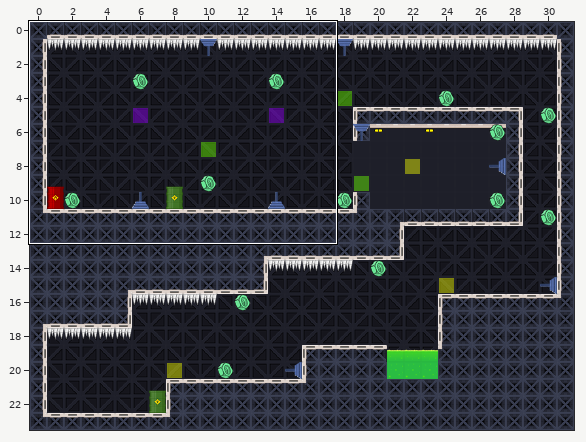
Level history. Tiled map: src/map/Level_4.tmx. The picture above shows the old version from afar; the outline marks the close-up.
Close-up. Earlier state:
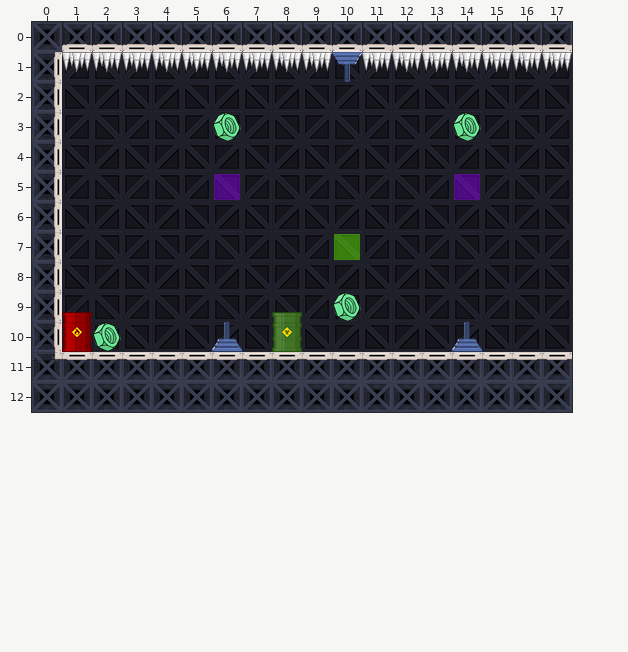
Cells are 30x30 px. Shown: x 0..17, y 0..12. The commit also changed other parts of the map, which this record leaves out.
Now the later version:
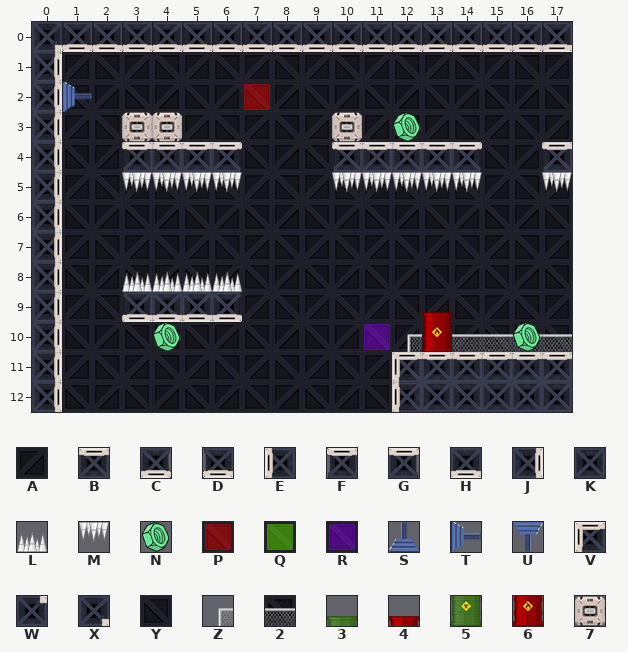
Key: from "Tileset_map": A 0, B 1, C 2, D 3, E 4, F 5, G 6, H 7, J 8, K 9, L 10, M 11, N 14, P 20, Q 21, R 22, S 25, T 26, U 27, V 37, W 46, X 47, Y 51, Z 57, 2 58, 3 65, 4 69, 5 70, 6 74, 7 75.
_ is an empty cell.
See-through tiles are keyed as they look on the map.
Edits made:
Layer "Background":
Tile K gives way to one hidden under a higher layer in row 12 at x 0 and 12.
Tile K becomes tile A in row 12 at x 2, 4, 6, 8 and 10.
Tile K becomes tile Y in row 12 at x 1, 3, 5, 7, 9 and 11.
Layer "Walls":
The author put tile 6 in row 10 at x 13.
The author put tile 7 in row 3 at x 3 to 4 and 10.
The author put tile B in row 4 at x 4 to 5 and 11 to 13.
The author put tile C in row 9 at x 6.
The author put tile D in row 9 at x 3.
The author put tile E in row 12 at x 12.
The author put tile F in row 4 at x 3, 10 and 17.
The author put tile G in row 4 at x 6 and 14.
The author put tile H in row 9 at x 4 to 5.
Tile W becomes tile J in row 11 at x 0.
The author put tile J in row 12 at x 0.
Tile B becomes tile V in row 11 at x 12.
Tile K becomes tile X in row 0 at x 0.
Tile 5 is removed in row 10 at x 8.
Tile 6 is removed in row 10 at x 1.
Tile B is removed in row 11 at x 1 to 11.
Layer "StaticEnemies":
The author put tile 2 in row 10 at x 14 to 17.
The author put tile 4 in row 9 at x 13.
The author put tile 6 in row 10 at x 13.
The author put tile L in row 8 at x 3 to 6.
The author put tile M in row 5 at x 3 to 6, 10 to 14 and 17.
The author put tile Z in row 10 at x 12.
Tile 3 is removed in row 9 at x 8.
Tile 4 is removed in row 9 at x 1.
Tile 5 is removed in row 10 at x 8.
Tile 6 is removed in row 10 at x 1.
Tile M is removed in row 1 at x 1 to 9 and 11 to 17.
Layer "Rewards":
The author put tile N in row 3 at x 12; in row 10 at x 4 and 16.
Tile N is removed in row 3 at x 6 and 14; in row 9 at x 10; in row 10 at x 2.
Layer "Laser":
The author put tile T in row 2 at x 1.
Tile S is removed in row 10 at x 6 and 14.
Tile U is removed in row 1 at x 10.
Layer "LaserMax":
The author put tile P in row 2 at x 7.
The author put tile R in row 10 at x 11.
Tile Q is removed in row 7 at x 10.
Tile R is removed in row 5 at x 6 and 14.
Pixel boxes of the changes (left, top, right, bottom) in both close-ups:
changed: (32, 22, 572, 200)
removed: (334, 234, 360, 260)
changed: (32, 271, 572, 412)
